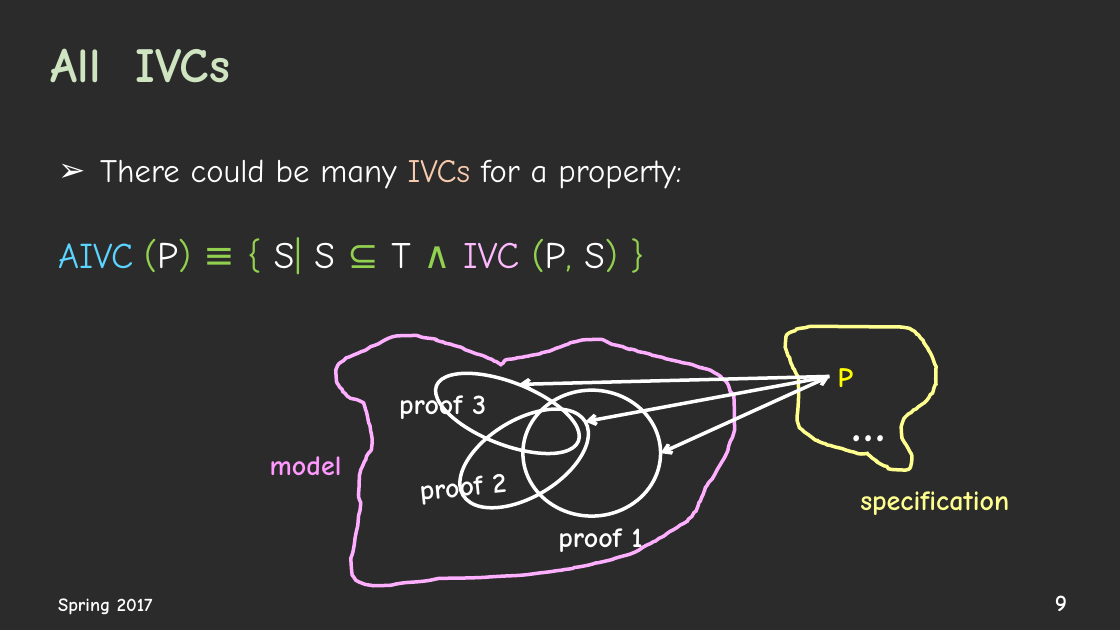
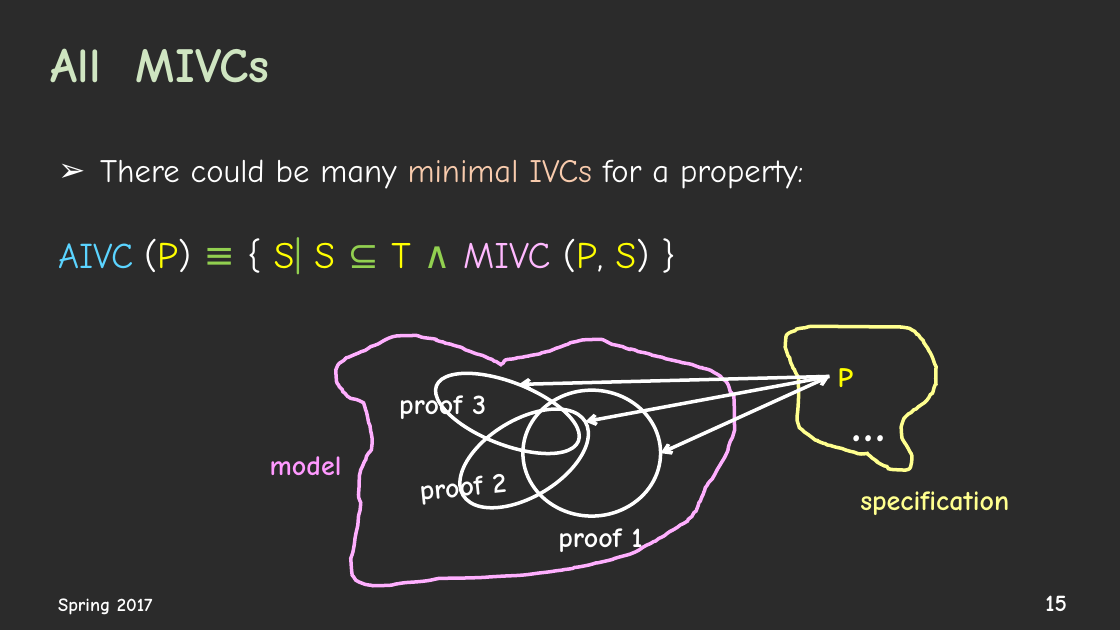
Before and after one commit to elaghs/Working, a slide deck: slide 15 of presentations/WPE_coverage.pptx (slide 9 before the commit). Drawn at 1120x630 pixels with LibreOffice and Linux fonts; fonts in the diff are those of the drawing; background and template pictures are left out; a plain dark background stands for a picture behind light text. Boxes give left, top, right and bottom in pixels: in the first picture for what was removed or moved away, otherwise in the second. Text is boxed around its words. In the diff, an @@ line names an element or a change of style, - is before the commit and + after.

```diff
--- a/presentations/WPE_coverage.pptx
+++ b/presentations/WPE_coverage.pptx
@@ title at bbox=[51, 48, 270, 83]: text changed @@
-All IVCs
+All MIVCs
@@ text at bbox=[100, 159, 803, 189]: text changed @@
-➢ There could be many IVCs for a property:
+➢ There could be many minimal IVCs for a property:
@@ text at bbox=[58, 237, 650, 274]: text changed; text colour #92D050 to #FFFFFF @@
-AIVC (P) ≡ { S| S ⊆ T ∧ IVC (P, S) }
+AIVC (P) ≡ { S| S ⊆ T ∧ MIVC (P, S) }
@@ page number at bbox=[1045, 595, 1067, 611]: text changed @@
-9
+15
```
Also in this commit, not shown: 13 other slides changed, 24 slides added, 4 slides removed, 3 other files.
